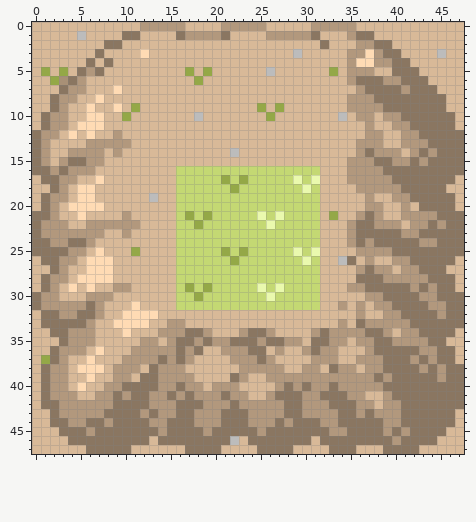
A pixel-art sprite gets an edit: images/tiles/new/hill.png. That is the earlier state.
The file is 48x48 pixels.
Now the later version:
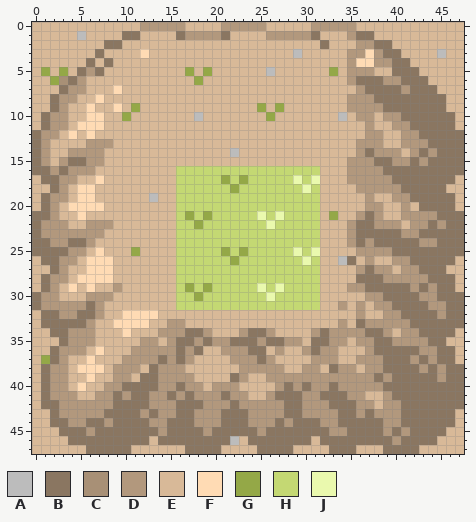
Palette (. is transparent): A #bcbcbc  B #8a7661  C #a89076  D #b2987d  E #d8b998  F #ffdbb4  G #94a847  H #c4d873  J #eaf9ae
From old to new:
y 12: x 9 D -> E
y 13: x 9..10 DD -> EE
y 14: x 9 D -> E
y 21: x 10 D -> E
y 22: x 9..11 DDD -> EEE
y 23: x 10 D -> E
y 29: x 10 D -> E
y 31: x 11 F -> E
